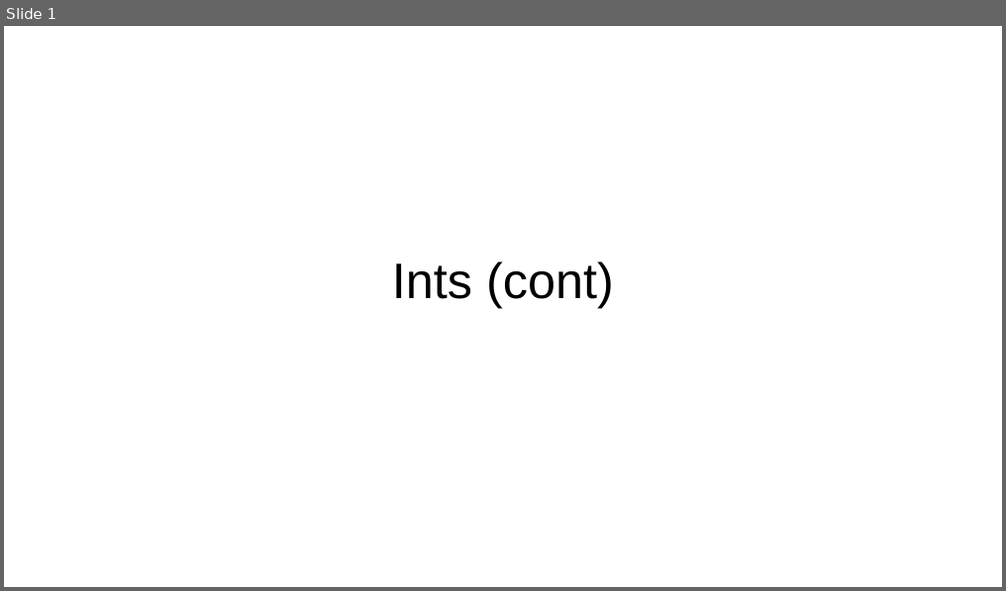
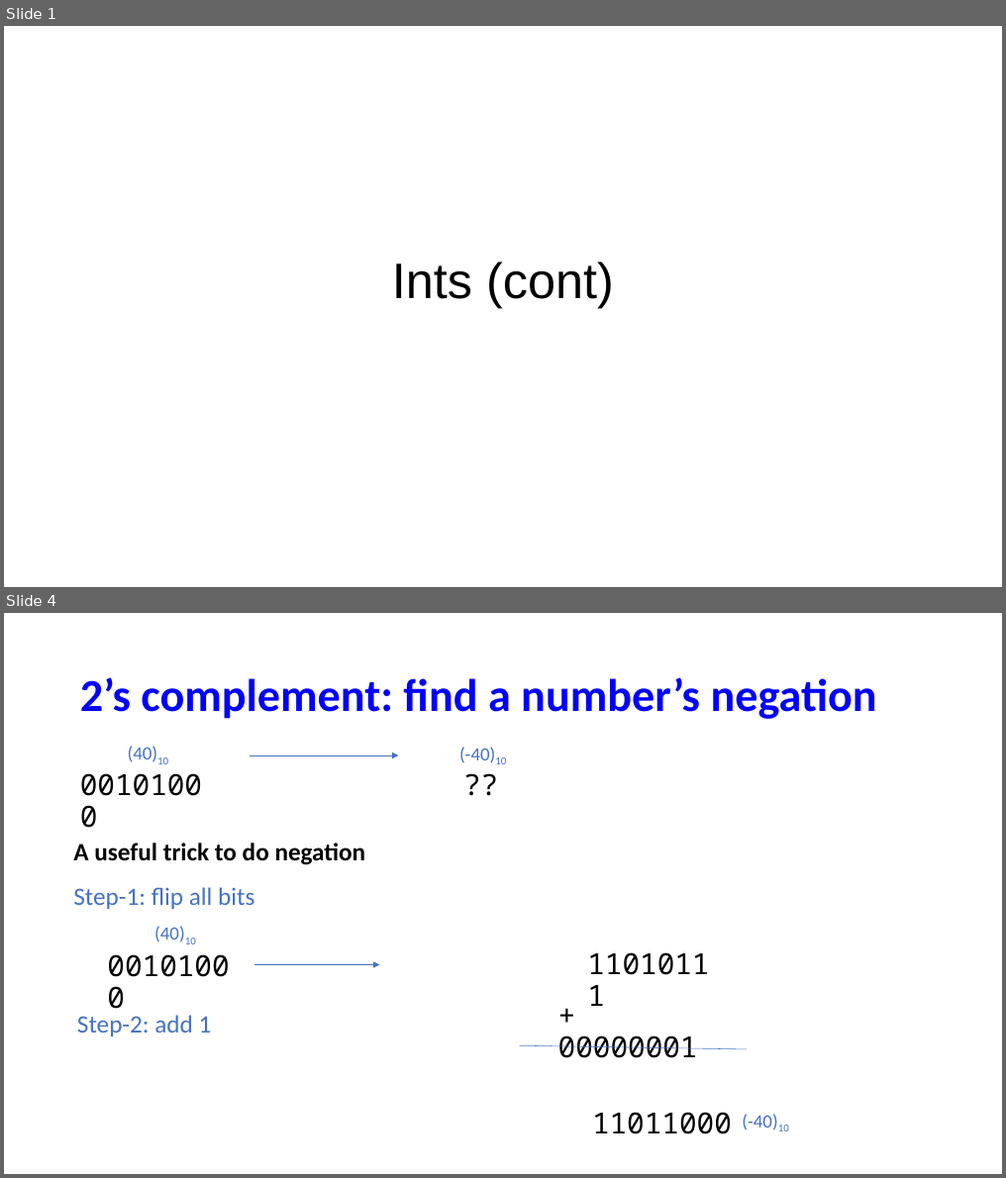
Before and after one commit to NYU-CSO/nyu-cso.github.io, a slide deck: notes/02-bits_bytes_int_cont.pptx. Shown one above the other, each under a label of ours: slide 1 before the commit, slides 1 and 4 after it; the slides between them are not shown. The pictures are 1006x591 and 1006x1178 pixels, drawn with LibreOffice and Linux fonts; fonts in the diff are those of the drawing. Boxes give left, top, right and bottom in pixels: in the first picture for what was removed or moved away, otherwise in the second. Text is boxed around its words. In the diff, an @@ line names an element or a change of style, - is before the commit and + after.

```diff
--- a/notes/02-bits_bytes_int_cont.pptx
+++ b/notes/02-bits_bytes_int_cont.pptx
@@ slide 4 added at <box>4,613,1002,1174</box>, background #FFFFFF @@
@@ title added at <box>80,677,877,719</box>, 44 pt, text #0000FF, bold @@
+2’s complement: find a number’s negation
@@ text added at <box>128,746,168,764</box>, 18 pt, text #4472C4 @@
+(40)10
@@ arrow added from (249, 756) to (399, 756), #4472C4 0.5 pt @@
@@ text added at <box>459,747,506,764</box>, 18 pt, text #4472C4 @@
+(-40)10
@@ text added at <box>73,767,218,819</box>, 28 pt, text #000000 @@
+00101000
@@ text added at <box>456,767,534,819</box>, 28 pt, text #000000 @@
+??
@@ text added at <box>73,843,366,865</box>, 24 pt, text #000000, bold @@
+A useful trick to do negation
@@ text added at <box>73,887,254,909</box>, 24 pt, text #4472C4 @@
+Step-1: flip all bits
@@ text added at <box>154,926,196,945</box>, 18 pt, text #4472C4 @@
+(40)10
@@ text added at <box>100,948,245,999</box>, 28 pt, text #000000 @@
+00101000
@@ arrow added from (254, 964) to (380, 964), #4472C4 0.5 pt @@
@@ text added at <box>580,947,725,998</box>, 28 pt, text #000000 @@
+11010111
@@ text added at <box>77,1015,212,1037</box>, 24 pt, text #4472C4 @@
+Step-2: add 1
@@ line added from (520, 1046) to (746, 1050), #4472C4 0.5 pt @@
@@ text added at <box>558,1036,698,1059</box>, 28 pt, text #000000 @@
++ 00000001
@@ text added at <box>592,1112,732,1135</box>, 28 pt, text #000000 @@
+11011000
@@ text added at <box>742,1114,789,1132</box>, 18 pt, text #4472C4 @@
+(-40)10
```
Also in this commit, not shown: 16 slides changed, 4 other slides added, 23 slides removed, 1 other file.
